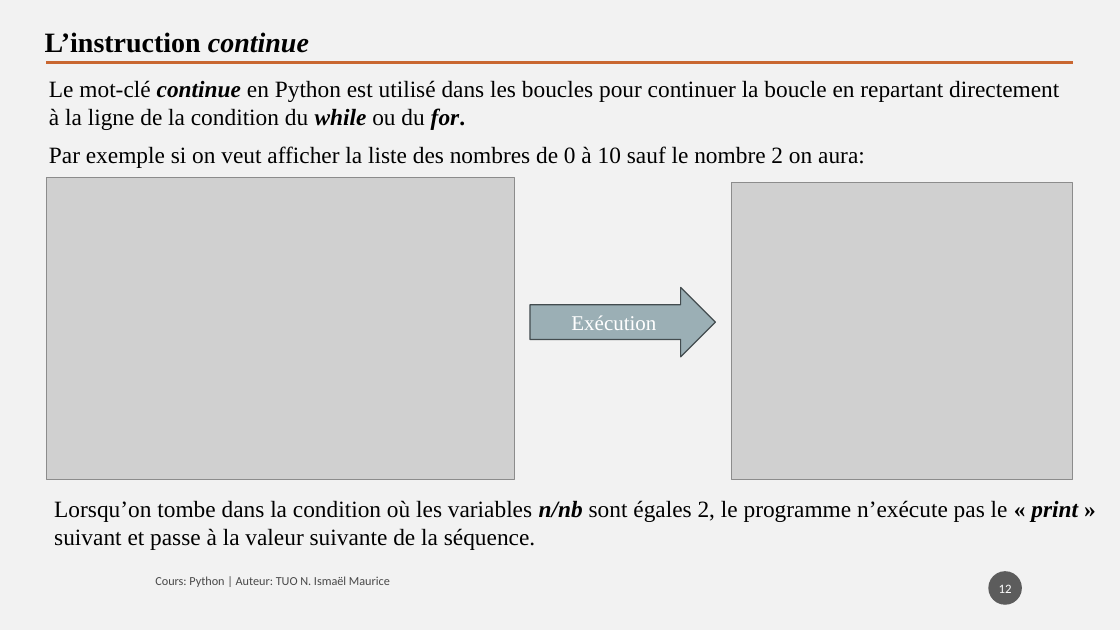
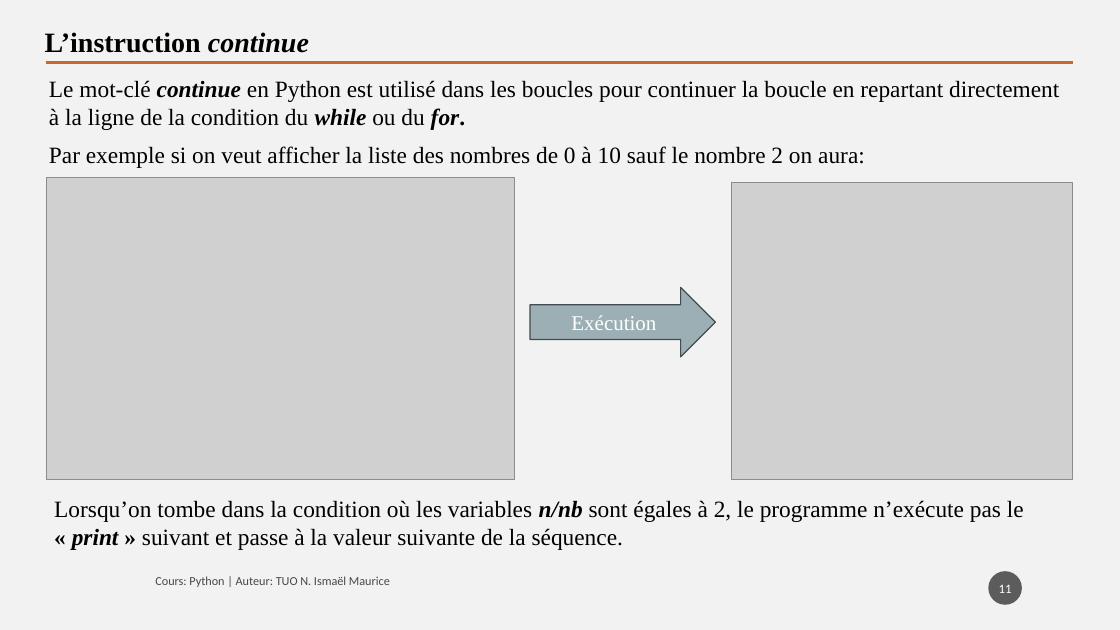
Before and after one commit to tisma95/cours-python, a slide deck: slide 11 of source/Chapitre 4 - Structures répétitives.pptx (slide 12 before the commit). Drawn at 1120x630 pixels with LibreOffice and Linux fonts; fonts in the diff are those of the drawing; grey boxes stand for pictures. Boxes give left, top, right and bottom in pixels: in the first picture for what was removed or moved away, otherwise in the second. Text is boxed around its words. In the diff, an @@ line names an element or a change of style, - is before the commit and + after.

```diff
--- a/source/Chapitre 4 - Structures répétitives.pptx
+++ b/source/Chapitre 4 - Structures répétitives.pptx
@@ text at box(54, 500, 1024, 550): text changed @@
-Lorsqu’on tombe dans la condition où les variables n/nb sont égales 2, le programme n’exécute pas le « print » suivant et passe à la valeur suivante de la séquence.
+Lorsqu’on tombe dans la condition où les variables n/nb sont égales à 2, le programme n’exécute pas le « print » suivant et passe à la valeur suivante de la séquence.
@@ page number at box(999, 585, 1012, 593): text changed @@
-12
+11
```
Also in this commit, not shown: 2 other slides changed, 2 other files.
